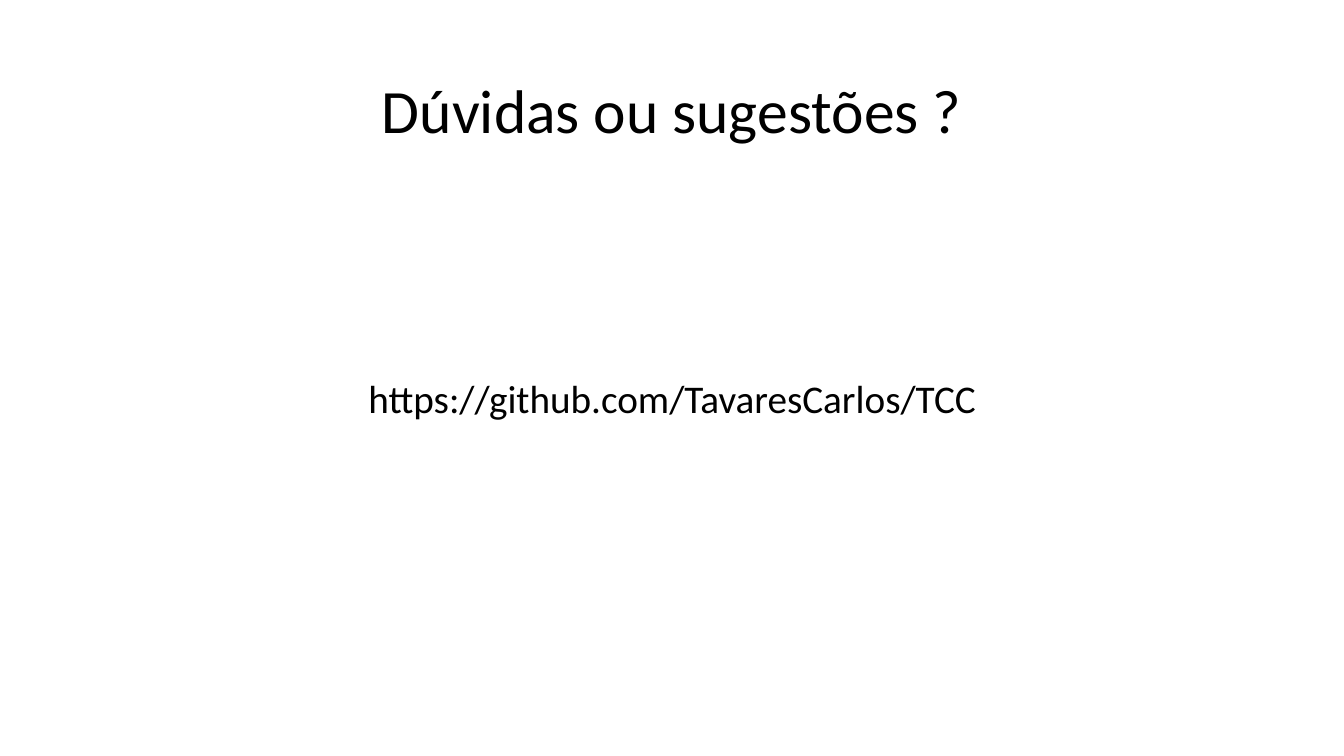
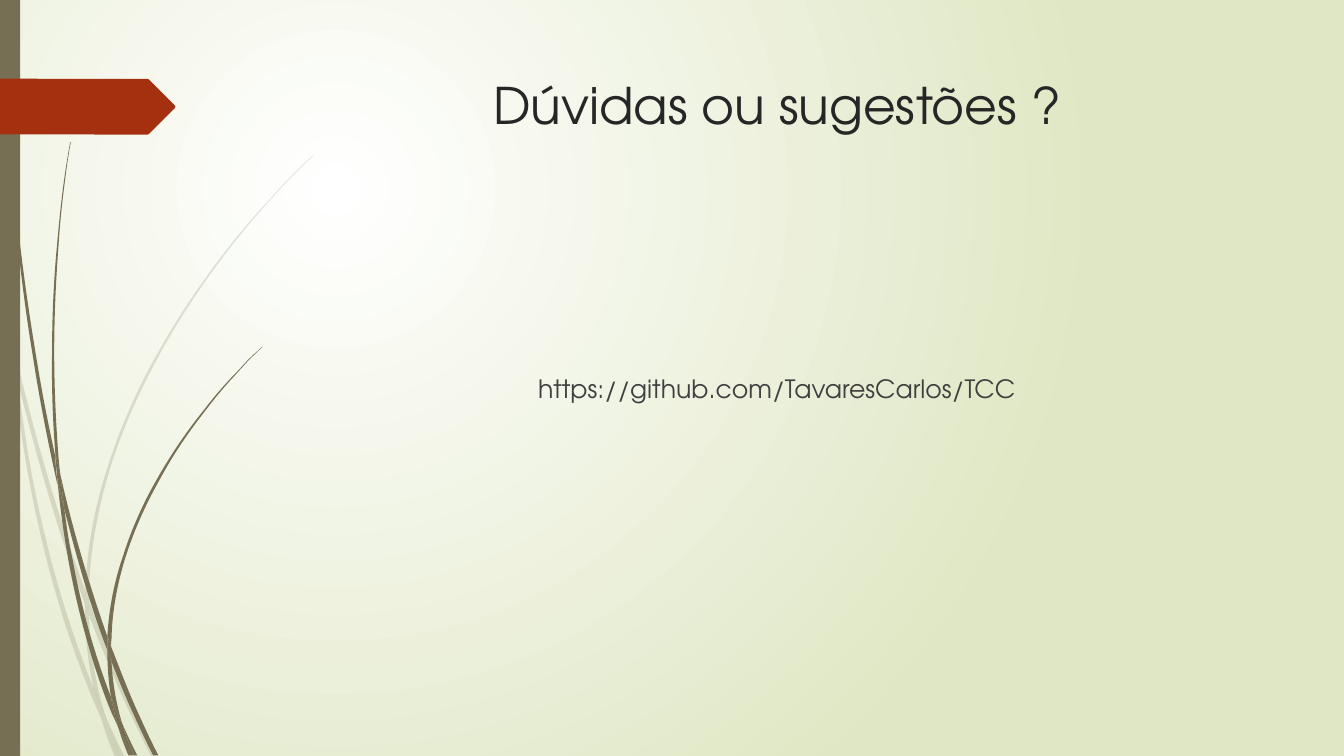
Before and after one commit to TavaresCarlos/TCC, a slide deck: slide 13 of apresentação-do-sistema/apresentação-01.pptx. Drawn at 1344x756 pixels with LibreOffice and Linux fonts; fonts in the diff are those of the drawing. Boxes give left, top, right and bottom in pixels: in the first picture for what was removed or moved away, otherwise in the second. Text is boxed around its words. In the diff, an @@ line names an element or a change of style, - is before the commit and + after.

```diff
--- a/apresentação-do-sistema/apresentação-01.pptx
+++ b/apresentação-do-sistema/apresentação-01.pptx
@@ background #FFFFFF to gradient #FFFFFF to #DFE8C4 @@
@@ rectangle added at (x1=0, y1=0, x2=20, y2=756), fill #766F54 @@
@@ freeform shape added at (x1=0, y1=79, x2=175, y2=134), fill #A53010 @@
@@ title "Dúvidas ou sugestões ?" moved from (x1=382, y1=90, x2=919, y2=144) to (x1=493, y1=85, x2=1017, y2=135) @@
@@ title "Dúvidas ou sugestões ?" at (x1=493, y1=85, x2=1017, y2=135): size 44 to 36 pt, font Calibri to TeX Gyre Adventor, text colour #000000 to #262626; line spacing 0.9 to 1; vertical alignment middle to top @@
@@ text "https://github.com/TavaresCarlos/TCC" moved from (x1=368, y1=385, x2=975, y2=420) to (x1=538, y1=379, x2=1015, y2=404) @@
@@ text "https://github.com/TavaresCarlos/TCC" at (x1=538, y1=379, x2=1015, y2=404): size 28 to 18 pt, font Calibri to TeX Gyre Adventor, text colour #000000 to #404040; line spacing 0.9 to 1 @@
@@ group added at (x1=0, y1=154, x2=315, y2=756): 10 freeform shapes @@
@@ group added at (x1=3, y1=0, x2=262, y2=756): 12 freeform shapes @@
```
Also in this commit, not shown: 11 other slides changed, 1 slide added, 1 slide removed, 3 other files.
